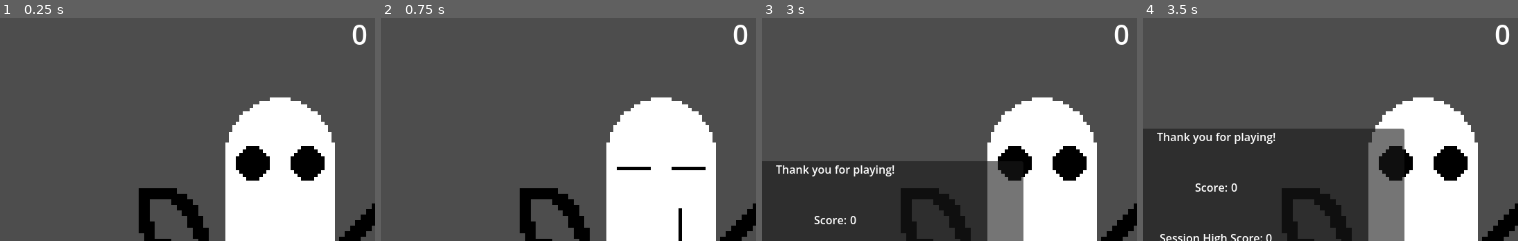
Above: before the commit, frames 1-4 (left to right).
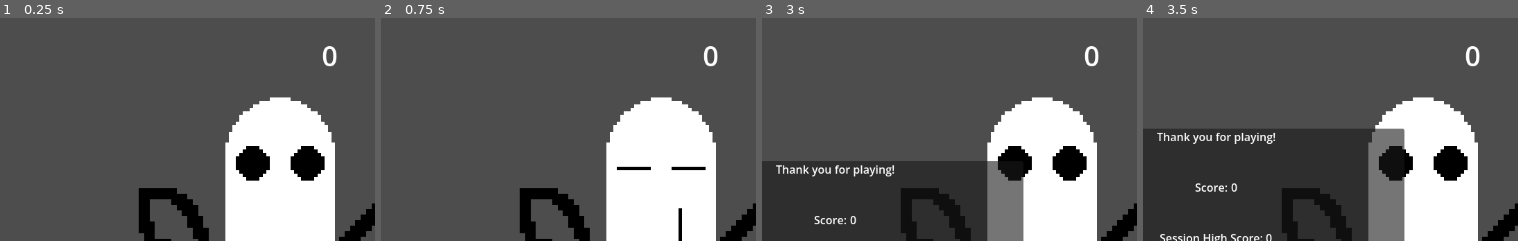
Above: after the commit, the same moments.

Repository: DarthObsidian/Jam
Game: Godot game, scene res://scenes/game.tscn
Two runs of this game, one before a commit and one after it. Both use one fixed random seed, a clock stepped at 60 frames per second and the inputs below. This scene is started directly instead of the project's main scene. Sound files missing from this copy of the repository are replaced by a short silence.
Inputs:
- Up to frame 1 (0.25 s): no input
- Up to frame 2 (0.75 s): tap Enter at 0.5 s; hold E (mid-right) from 0.53 s (still down)
- Up to frame 3 (3 s): tap Space at 1.25 s; release E (mid-right) at 1.28 s; hold Q (left) 1.28-2.03 s; tap Enter at 2 s; hold E (mid-right) 2.03-2.75 s; click "Play Again" at 2.75 s
- Up to frame 4 (3.5 s): no input
The pictures show only the part of the screen within x 43-93%, y 0-50%; the shares and areas given below are measured in that part.

The runs differ from the first frame. In frame 1, 0.4% of the frame differs, in the area x 86-98%, y 2-22%; in frame 2, 0.4%; in frame 3, 0.4%; in frame 4, 0.4%.

Commit message:
fixed point alignment.

Diff:
--- a/scenes/game.tscn
+++ b/scenes/game.tscn
@@ -69,13 +69,14 @@
 [node name="CanvasLayer" type="CanvasLayer" parent="."]
 
 [node name="Points" type="RichTextLabel" parent="CanvasLayer"]
-anchors_preset = 1
-anchor_left = 1.0
-anchor_right = 1.0
-offset_left = -352.0
-offset_right = -152.0
-offset_bottom = 55.0
-grow_horizontal = 0
+anchors_preset = 5
+anchor_left = 0.5
+anchor_right = 0.5
+offset_left = 181.0
+offset_top = 31.0
+offset_right = 381.0
+offset_bottom = 86.0
+grow_horizontal = 2
 theme_override_font_sizes/normal_font_size = 40
 text = "0"
 horizontal_alignment = 2
